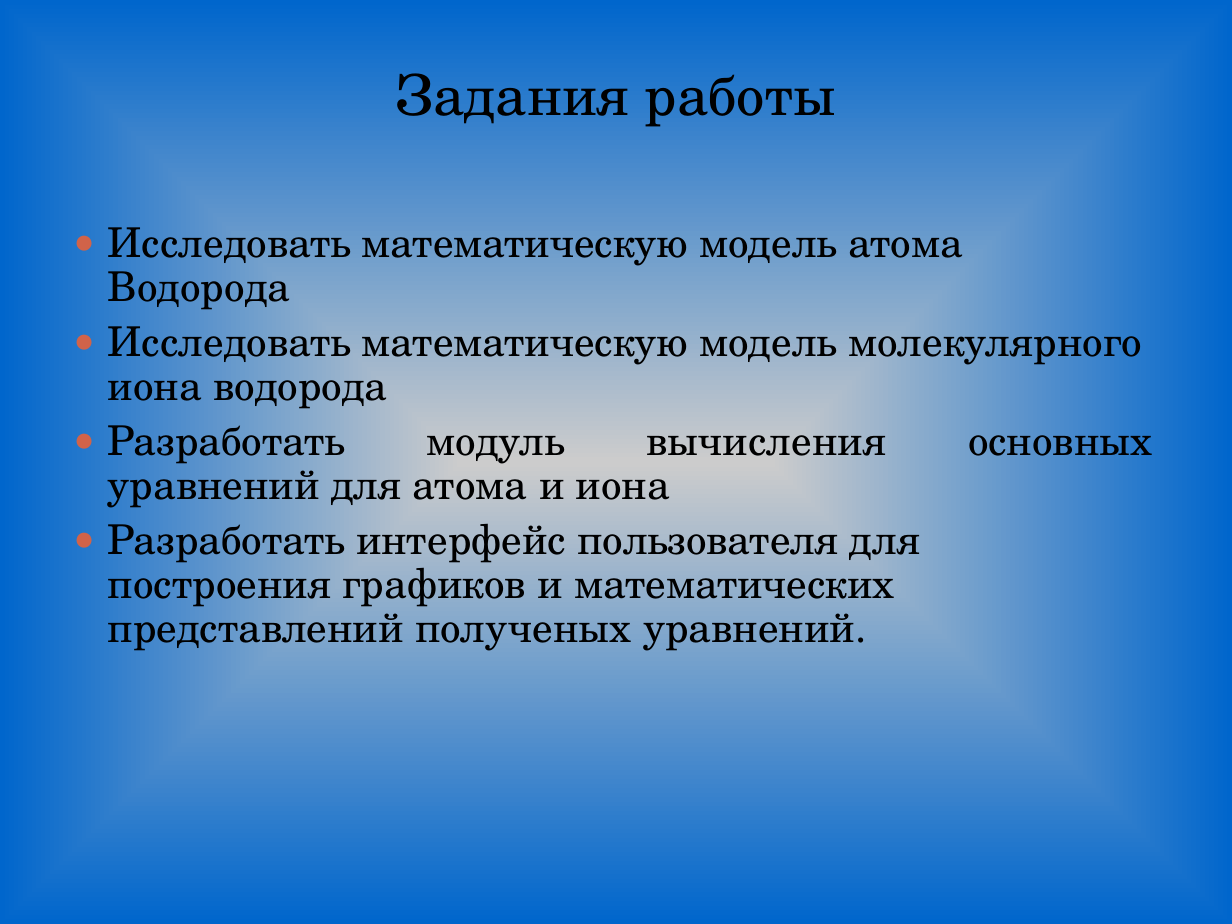
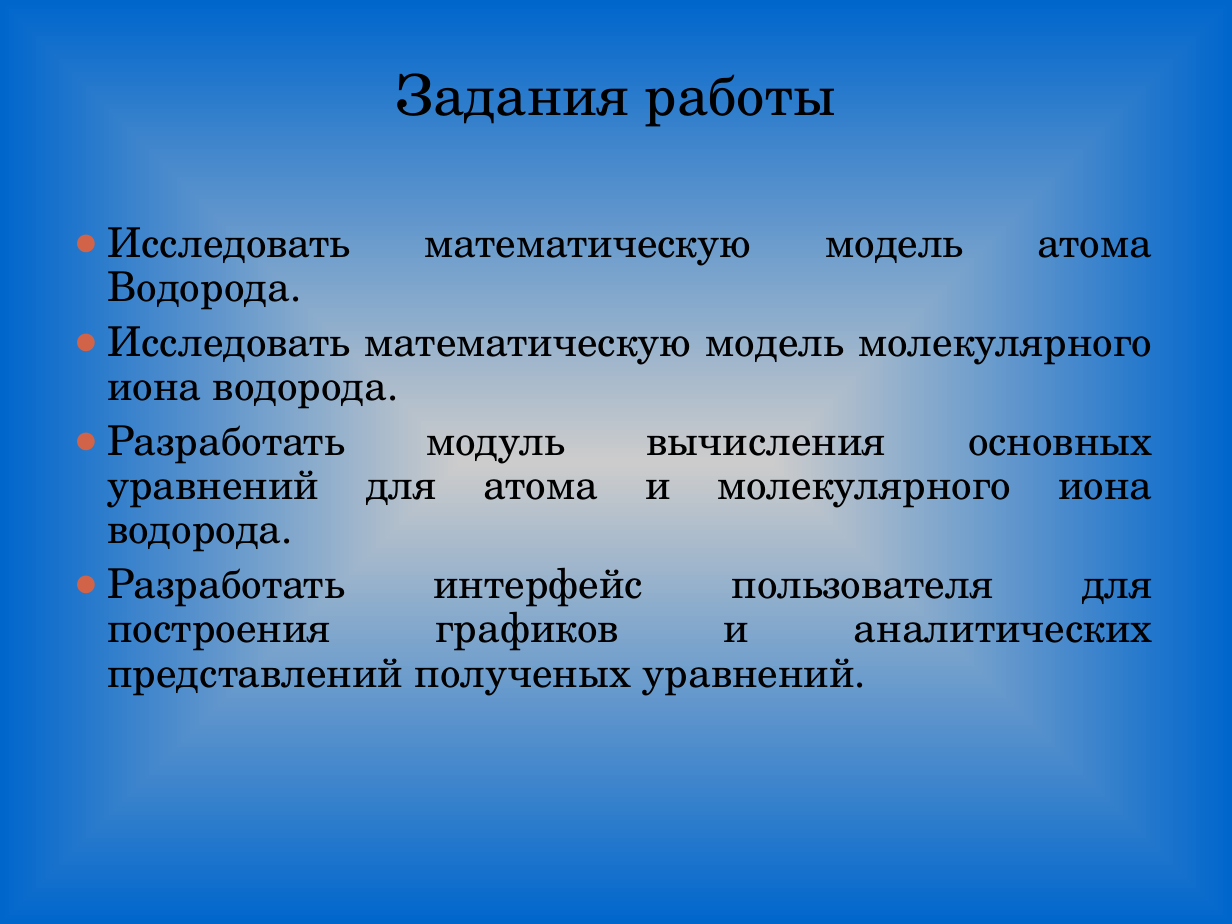
Before and after one commit to Genas2/diplom, a slide deck: slide 3 of TeX/pres.ppt. Drawn at 1232x924 pixels with LibreOffice and Linux fonts; fonts in the diff are those of the drawing. Boxes give left, top, right and bottom in pixels: in the first picture for what was removed or moved away, otherwise in the second. Text is boxed around its words. In the diff, an @@ line names an element or a change of style, - is before the commit and + after.

```diff
--- a/TeX/pres.ppt
+++ b/TeX/pres.ppt
@@ text at bbox=[107, 217, 1153, 698]: text changed @@
-● Исследовать математическую модель атома Водорода
-● Исследовать математическую модель молекулярного иона водорода
-● Разработать модуль вычисления основных уравнений для атома и иона
-● Разработать интерфейс пользователя для построения графиков и математических представлений полученых уравнений.
+● Исследовать математическую модель атома Водорода.
+● Исследовать математическую модель молекулярного иона водорода.
+● Разработать модуль вычисления основных уравнений для атома и молекулярного иона водорода.
+● Разработать интерфейс пользователя для построения графиков и аналитических представлений полученых уравнений.
```
Also in this commit, not shown: 6 other slides changed, 6 slides added, 4 slides removed, 6 other files.
